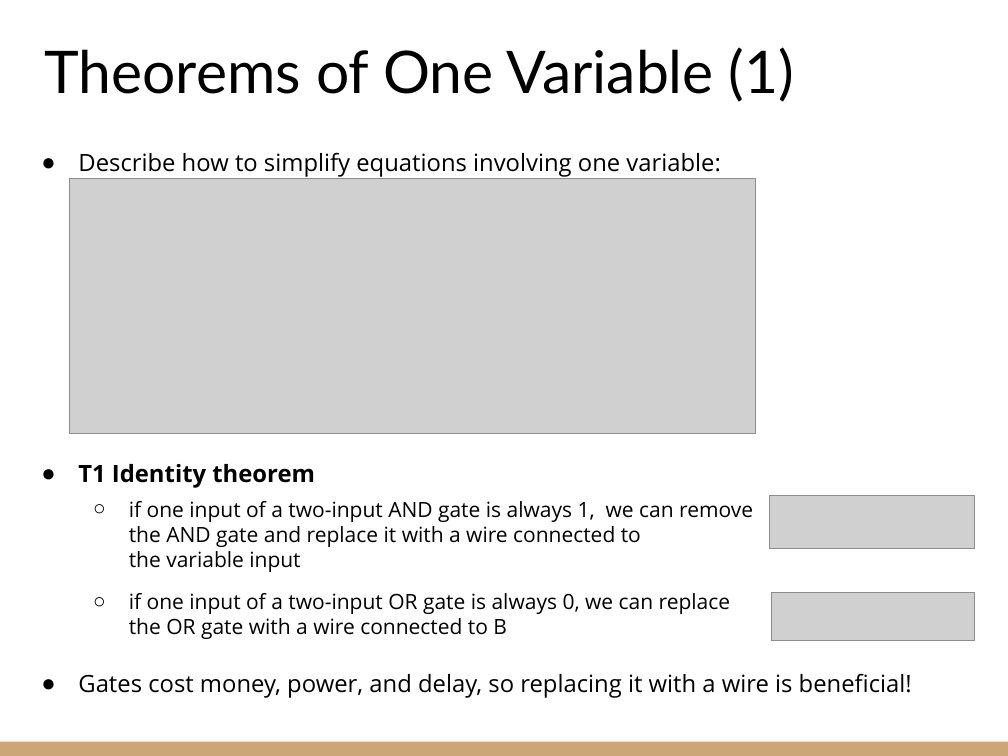
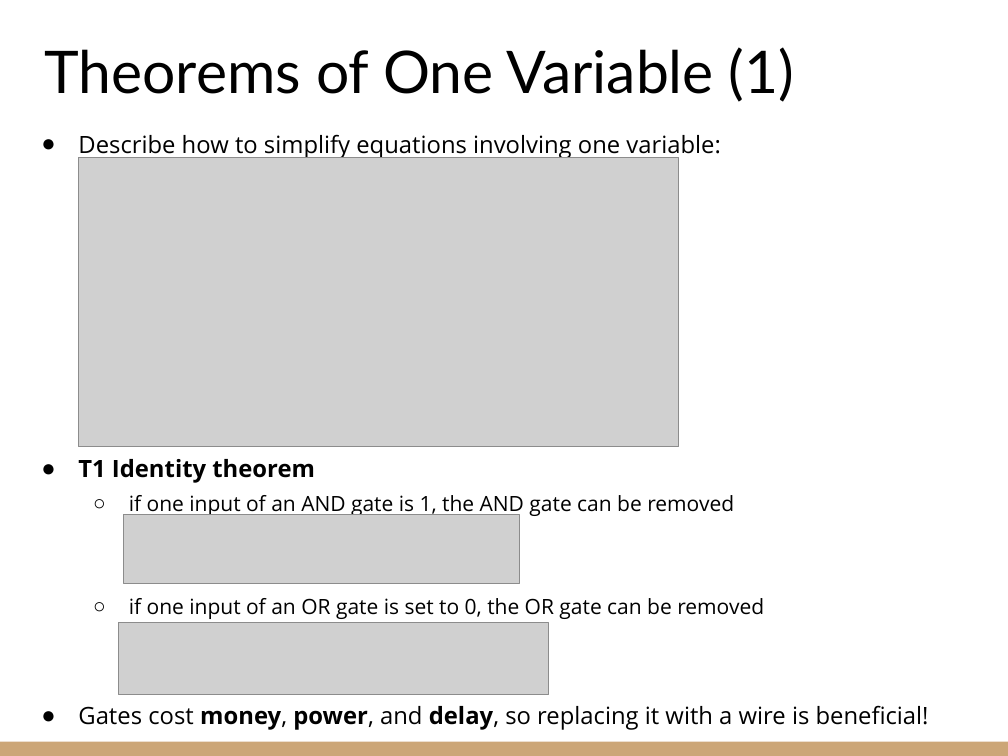
Before and after one commit to riccardoberta/esd, a slide deck: slide 9 of 05 - Boolean Algebra/slides.pptx (slide 10 before the commit). Drawn at 1008x756 pixels with LibreOffice and Linux fonts; fonts in the diff are those of the drawing; grey boxes stand for pictures. Boxes give left, top, right and bottom in pixels: in the first picture for what was removed or moved away, otherwise in the second. Text is boxed around its words. In the diff, an @@ line names an element or a change of style, - is before the commit and + after.

```diff
--- a/05 - Boolean Algebra/slides.pptx
+++ b/05 - Boolean Algebra/slides.pptx
@@ text "Describe how to simplify equations ...": place and size @@
-text "Describe how to simplify equations ..." at bbox=[78, 152, 912, 698]
+text "Describe how to simplify equations ..." at bbox=[78, 134, 929, 730]
@@ picture: place and size @@
-picture at bbox=[70, 178, 756, 433]
+picture at bbox=[79, 157, 679, 448]
@@ text at bbox=[129, 495, 764, 619]: text changed @@
-  ○ if one input of a two-input AND gate is always 1, we can remove
-    the AND gate and replace it with a wire connected to
-    the variable input
-  ○ if one input of a two-input OR gate is always 0, we can replace
-    the OR gate with a wire connected to B
+  ○ if one input of an AND gate is 1, the AND gate can be removed
+  ○ if one input of an OR gate is set to 0, the OR gate can be removed
@@ picture removed at bbox=[769, 496, 975, 548] @@
@@ picture added at bbox=[124, 515, 520, 584] @@
@@ picture removed at bbox=[772, 592, 975, 640] @@
@@ picture added at bbox=[119, 623, 549, 695] @@
@@ text at bbox=[78, 705, 929, 730]: bold on in "money, power, delay," @@
```
Also in this commit, not shown: 22 other slides changed, 2 slides added, 6 slides removed, 7 other files.
